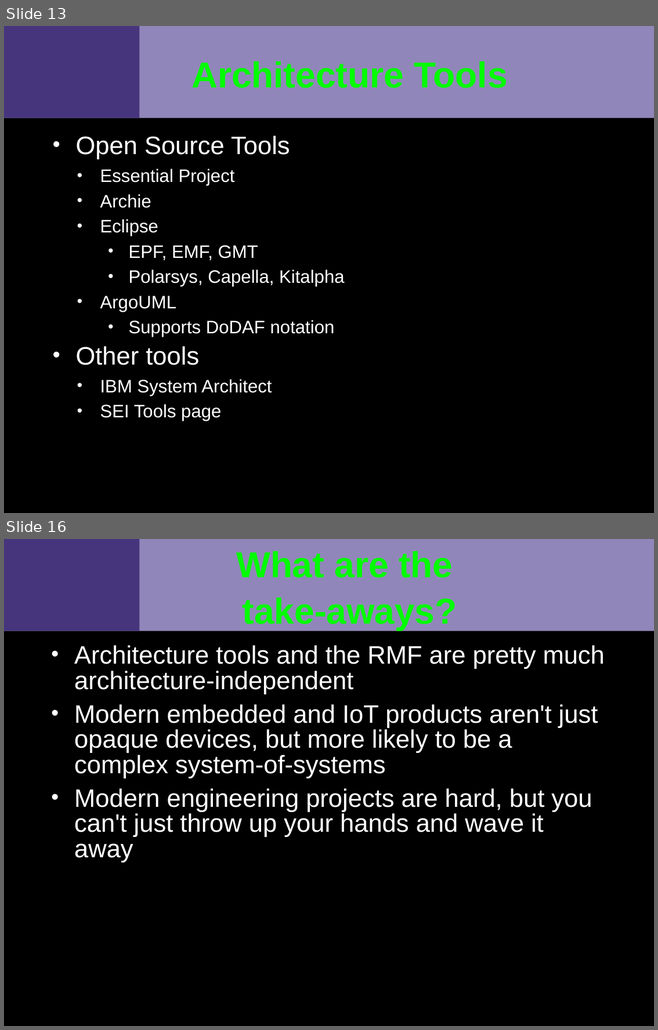
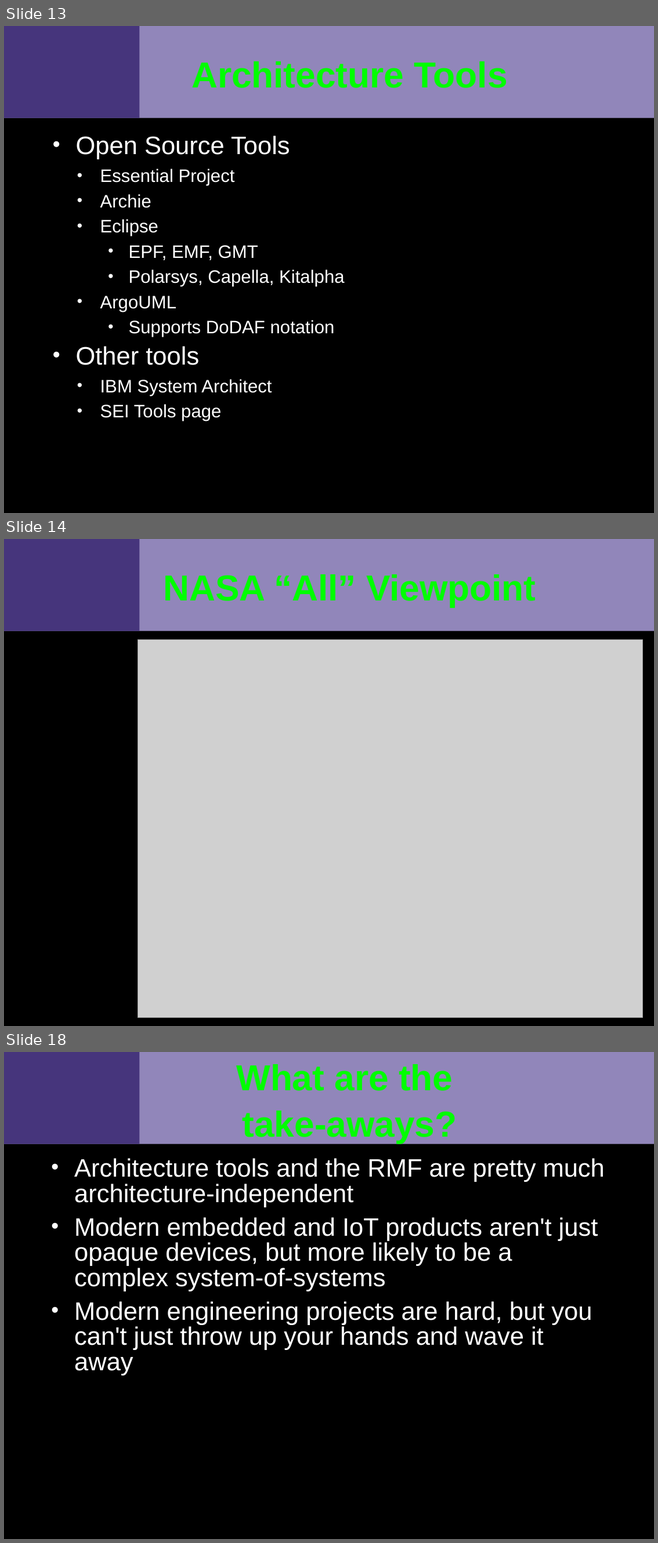
Before and after one commit to VCTLabs/elc2015-presentations, a slide deck: security_IoT/security_assessment_slides.odp. Shown one above the other, each under a label of ours: slides 13 and 16 before the commit, slides 13, 14 and 18 after it; the slides between them are not shown. The pictures are 658x1030 and 658x1543 pixels, drawn with LibreOffice and Linux fonts; fonts in the diff are those of the drawing; grey boxes stand for pictures; background and template pictures are left out. Boxes give left, top, right and bottom in pixels: in the first picture for what was removed or moved away, otherwise in the second. Text is boxed around its words. In the diff, an @@ line names an element or a change of style, - is before the commit and + after.

```diff
--- a/security_IoT/security_assessment_slides.odp
+++ b/security_IoT/security_assessment_slides.odp
@@ slide 14 added at <box>4,539,654,1026</box>, background #000000; not listed: 2 template elements that a slide beside it also shows @@
@@ title added at <box>163,574,535,607</box>, 40 pt, text #00FF00, bold @@
+NASA “All” Viewpoint
@@ picture added at <box>138,640,643,1017</box> @@
@@ what was slide 16 is now slide 18 @@
```
Also in this commit, not shown: 1 slide changed, 2 other slides added, 1 slide removed, 1 other file.
